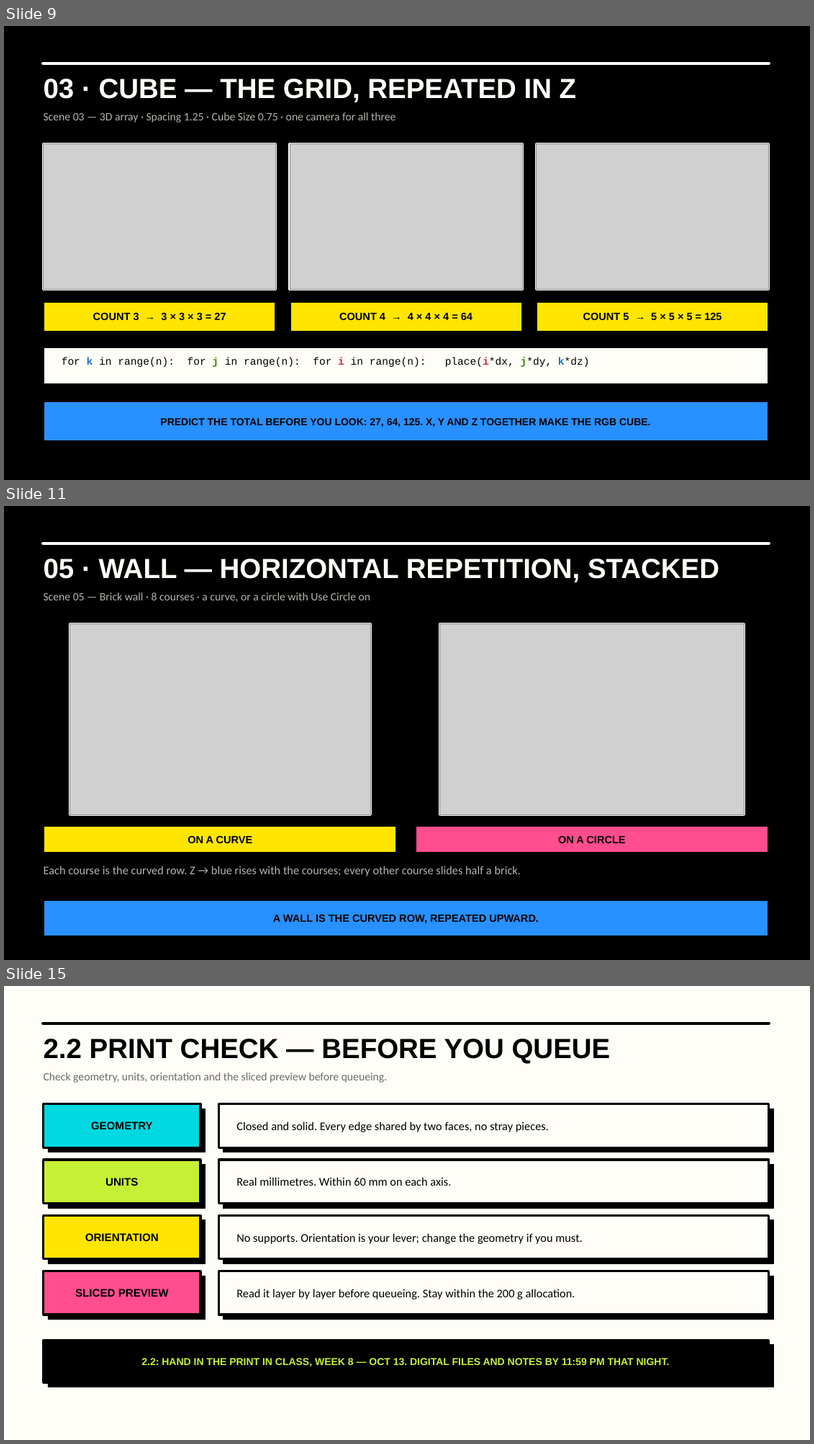
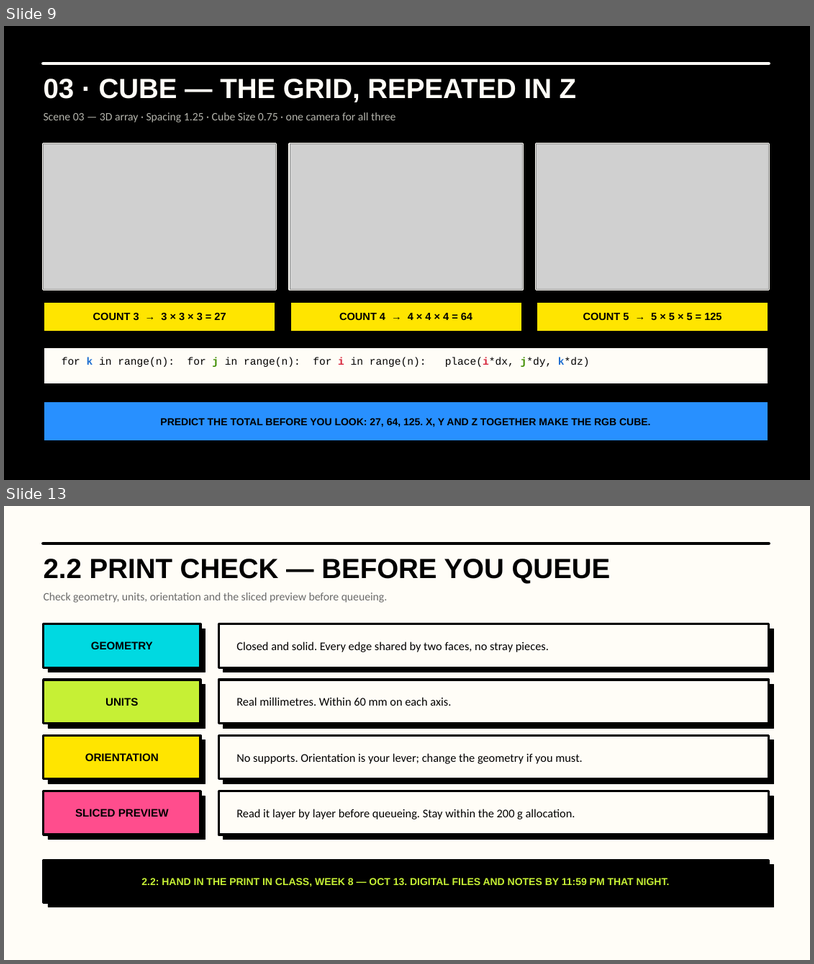
Before and after one commit to luigipacheco/arc3133, a slide deck: slides/ARC3133_Class06.pptx. Shown one above the other, each under a label of ours: slides 9, 11 and 15 before the commit, slides 9 and 13 after it; the slides between them are not shown. The pictures are 814x1444 and 814x964 pixels, drawn with LibreOffice and Linux fonts; fonts in the diff are those of the drawing; grey boxes stand for pictures. Boxes give left, top, right and bottom in pixels: in the first picture for what was removed or moved away, otherwise in the second. Text is boxed around its words. In the diff, an @@ line names an element or a change of style, - is before the commit and + after.

```diff
--- a/slides/ARC3133_Class06.pptx
+++ b/slides/ARC3133_Class06.pptx
@@ slide 11 removed at [4, 506, 810, 960], background #000000 @@
@@ rectangle removed at [44, 543, 769, 543] @@
@@ text removed at [44, 559, 720, 582] @@
-05 · WALL — HORIZONTAL REPETITION, STACKED
@@ text removed at [44, 592, 371, 602] @@
-Scene 05 — Brick wall · 8 courses · a curve, or a circle with Use Circle on
@@ rectangle removed at [70, 624, 370, 815] @@
@@ picture removed at [70, 624, 370, 815] @@
@@ rectangle removed at [440, 624, 744, 815] @@
@@ picture removed at [440, 624, 744, 815] @@
@@ rectangle removed at [44, 826, 397, 853] @@
@@ rectangle removed at [415, 826, 769, 853] @@
@@ rectangle removed at [47, 830, 401, 858] @@
@@ text removed at [188, 836, 253, 843] @@
-ON A CURVE
@@ rectangle removed at [420, 830, 774, 858] @@
@@ text removed at [558, 836, 625, 843] @@
-ON A CIRCLE
@@ text removed at [44, 865, 521, 876] @@
-Each course is the curved row. Z → blue rises with the courses; every other course slides half a brick.
@@ rectangle removed at [44, 899, 769, 937] @@
@@ rectangle removed at [47, 904, 774, 942] @@
@@ text removed at [273, 914, 539, 924] @@
-A WALL IS THE CURVED ROW, REPEATED UPWARD.
@@ what was slide 15 is now slide 13 @@
```
Also in this commit, not shown: 6 slides changed, 1 other slide removed, 19 other files.
